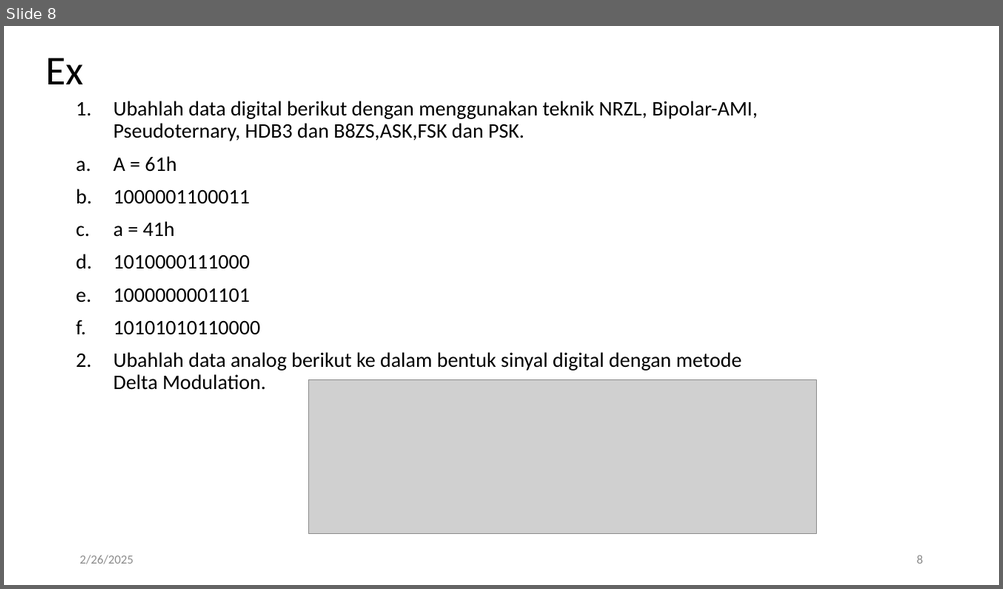
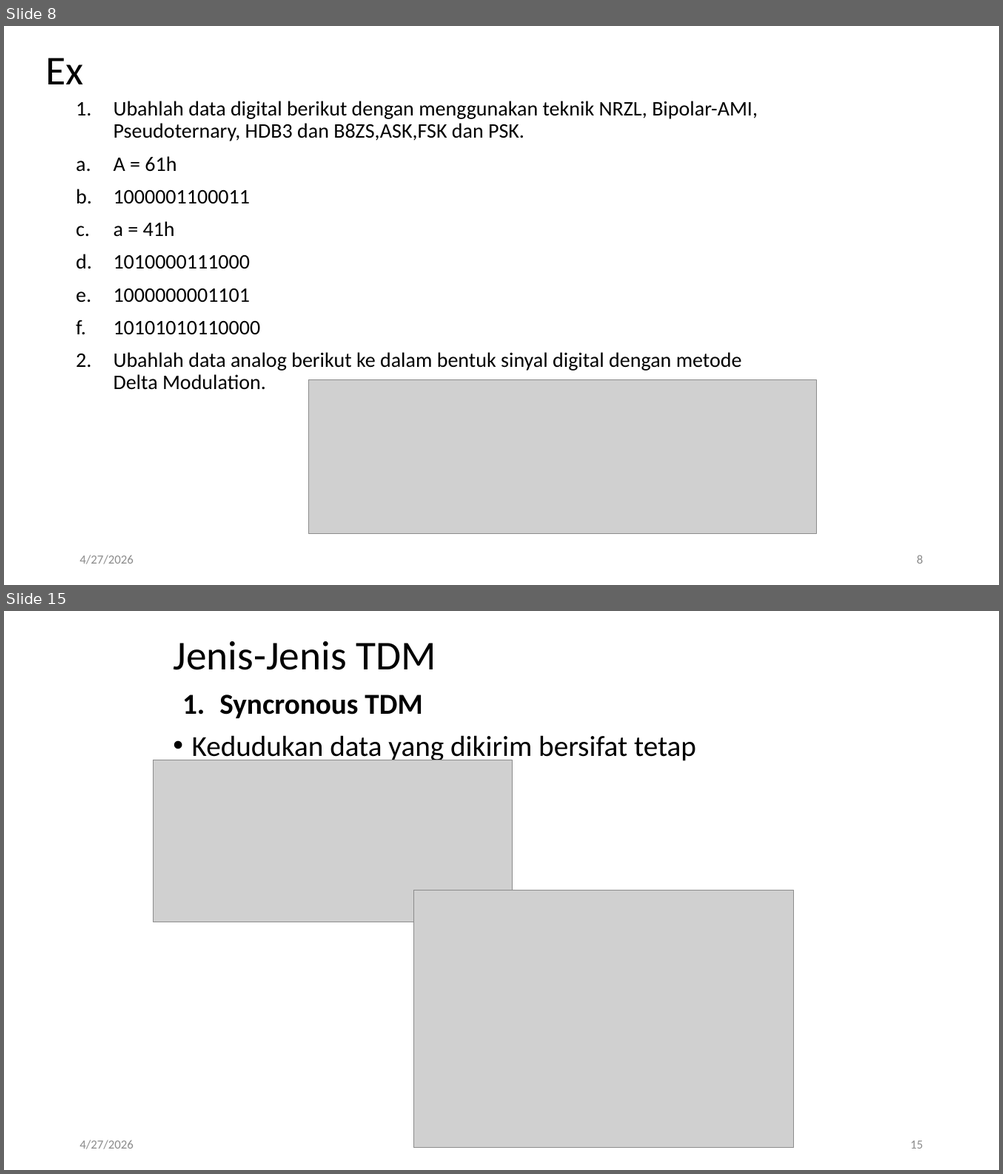
Before and after one commit to amelcharolinesgn2/DataNetCommunication, a slide deck: 6_5Network Communication_Multiplexing.pptx. Shown one above the other, each under a label of ours: slide 8 before the commit, slides 8 and 15 after it; the slides between them are not shown. The pictures are 1003x589 and 1003x1174 pixels, drawn with LibreOffice and Linux fonts; fonts in the diff are those of the drawing; grey boxes stand for pictures. Boxes give left, top, right and bottom in pixels: in the first picture for what was removed or moved away, otherwise in the second. Text is boxed around its words. In the diff, an @@ line names an element or a change of style, - is before the commit and + after.

```diff
--- a/6_5Network Communication_Multiplexing.pptx
+++ b/6_5Network Communication_Multiplexing.pptx
@@ slide 15 added at (4, 611, 999, 1170), background #FFFFFF @@
@@ title added at (173, 641, 435, 670), 39.6 pt, text #000000 @@
+Jenis-Jenis TDM
@@ text added at (192, 695, 696, 763), 28 pt, text #000000 @@
+1. Syncronous TDM
+• Kedudukan data yang dikirim bersifat tetap
@@ picture added at (153, 760, 512, 923) @@
@@ picture added at (414, 891, 794, 1148) @@
@@ text added at (79, 1140, 133, 1150), 12 pt, text #8C8C8C @@
+4/27/2026
@@ page number added at (910, 1141, 922, 1149), 12 pt, text #8C8C8C @@
+15
@@ slide 8 changed as well @@
@@ text at (79, 555, 133, 565): text changed @@
-2/26/2025
+4/27/2026
```
Also in this commit, not shown: 6 other slides changed, 38 other slides added.
